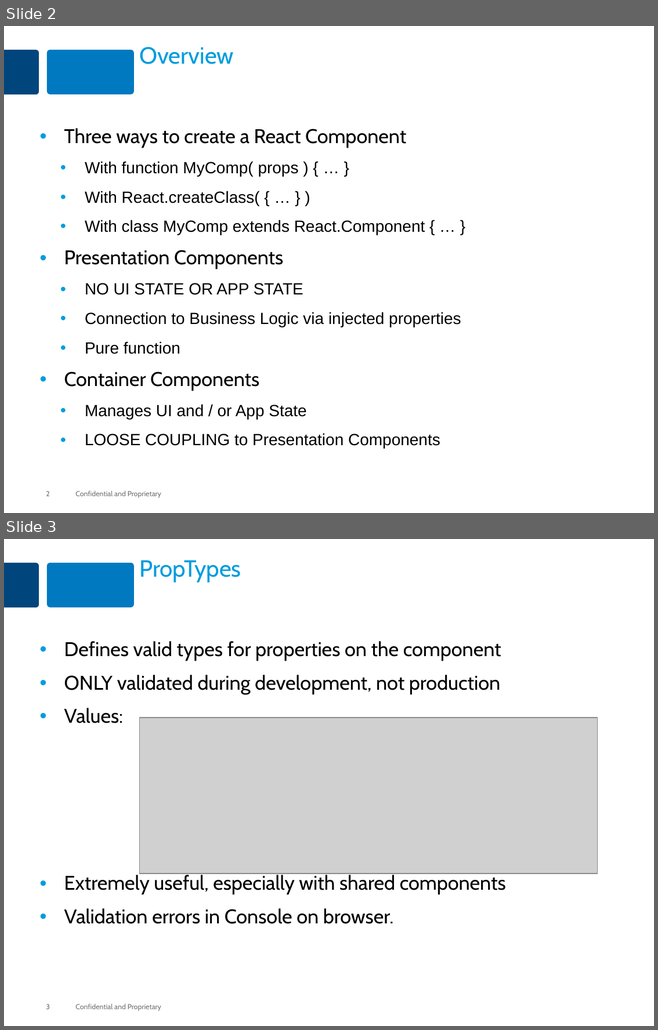
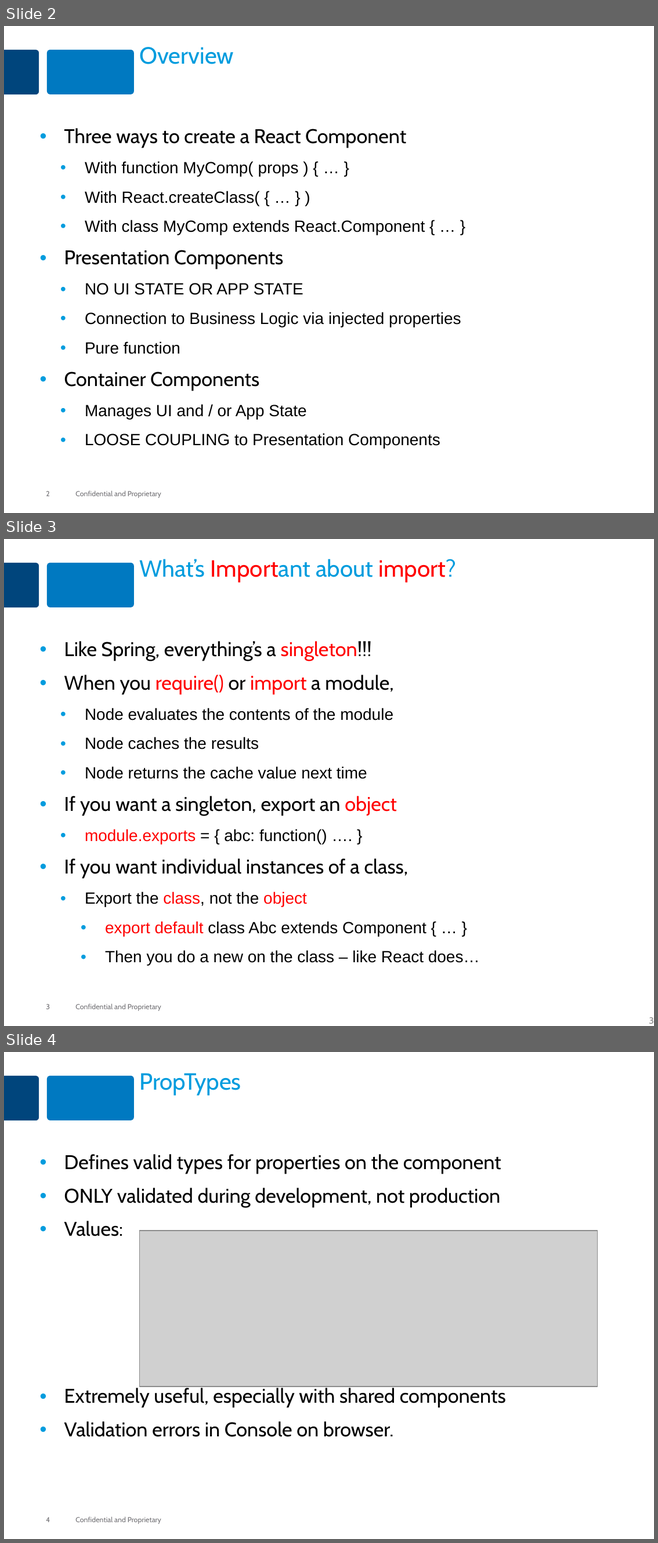
Before and after one commit to MaxMillington/react_practice, a slide deck: lesson-react-30-Best-Practices/react-best-practices.pptx. Shown one above the other, each under a label of ours: slides 2 and 3 before the commit, slides 2, 3 and 4 after it. The pictures are 658x1030 and 658x1543 pixels, drawn with LibreOffice and Linux fonts; fonts in the diff are those of the drawing; grey boxes stand for pictures. Boxes give left, top, right and bottom in pixels: in the first picture for what was removed or moved away, otherwise in the second. Text is boxed around its words. In the diff, an @@ line names an element or a change of style, - is before the commit and + after.

```diff
--- a/lesson-react-30-Best-Practices/react-best-practices.pptx
+++ b/lesson-react-30-Best-Practices/react-best-practices.pptx
@@ slide 3 added at [4, 539, 654, 1026], background #FFFFFF; not listed: 4 template elements that a slide beside it also shows @@
@@ title added at [139, 559, 456, 582], 26 pt, text #009CDE @@
+What’s Important about import?
@@ text added at [64, 641, 480, 966], 18 pt, text #000000 @@
+• Like Spring, everything’s a singleton!!!
+• When you require() or import a module,
+  • Node evaluates the contents of the module
+  • Node caches the results
+  • Node returns the cache value next time
+• If you want a singleton, export an object
+  • module.exports = { abc: function() …. }
+• If you want individual instances of a class,
+  • Export the class, not the object
+    • export default class Abc extends Component { … }
+    • Then you do a new on the class – like React does…
@@ page number added at [648, 1017, 654, 1024], 10 pt, text #858585 @@
+3
@@ what was slide 3 is now slide 4 @@
@@ page number at [46, 1517, 50, 1522]: text changed @@
-3
+4
```
Also in this commit, not shown: 6 other files.
